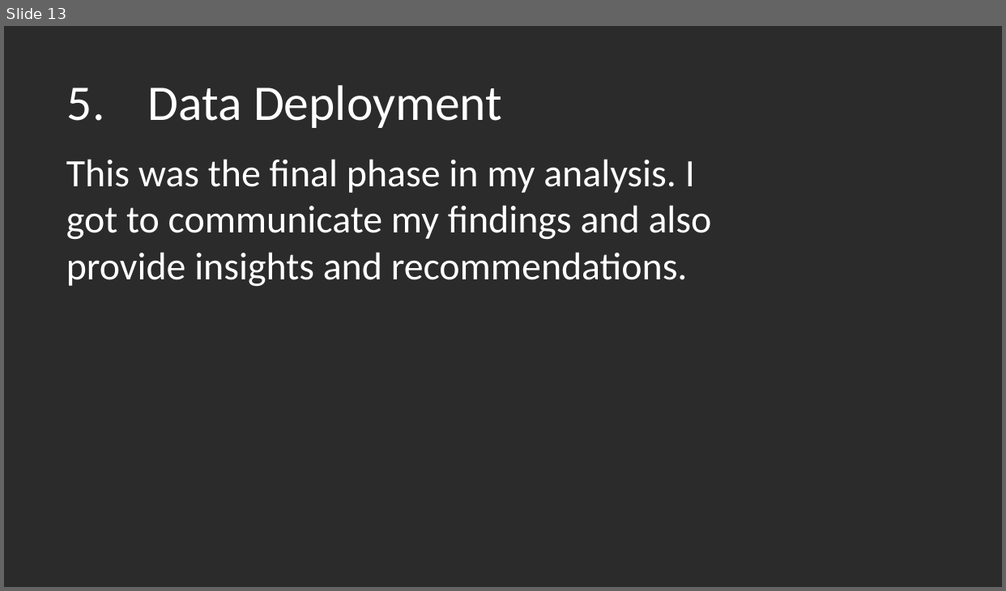
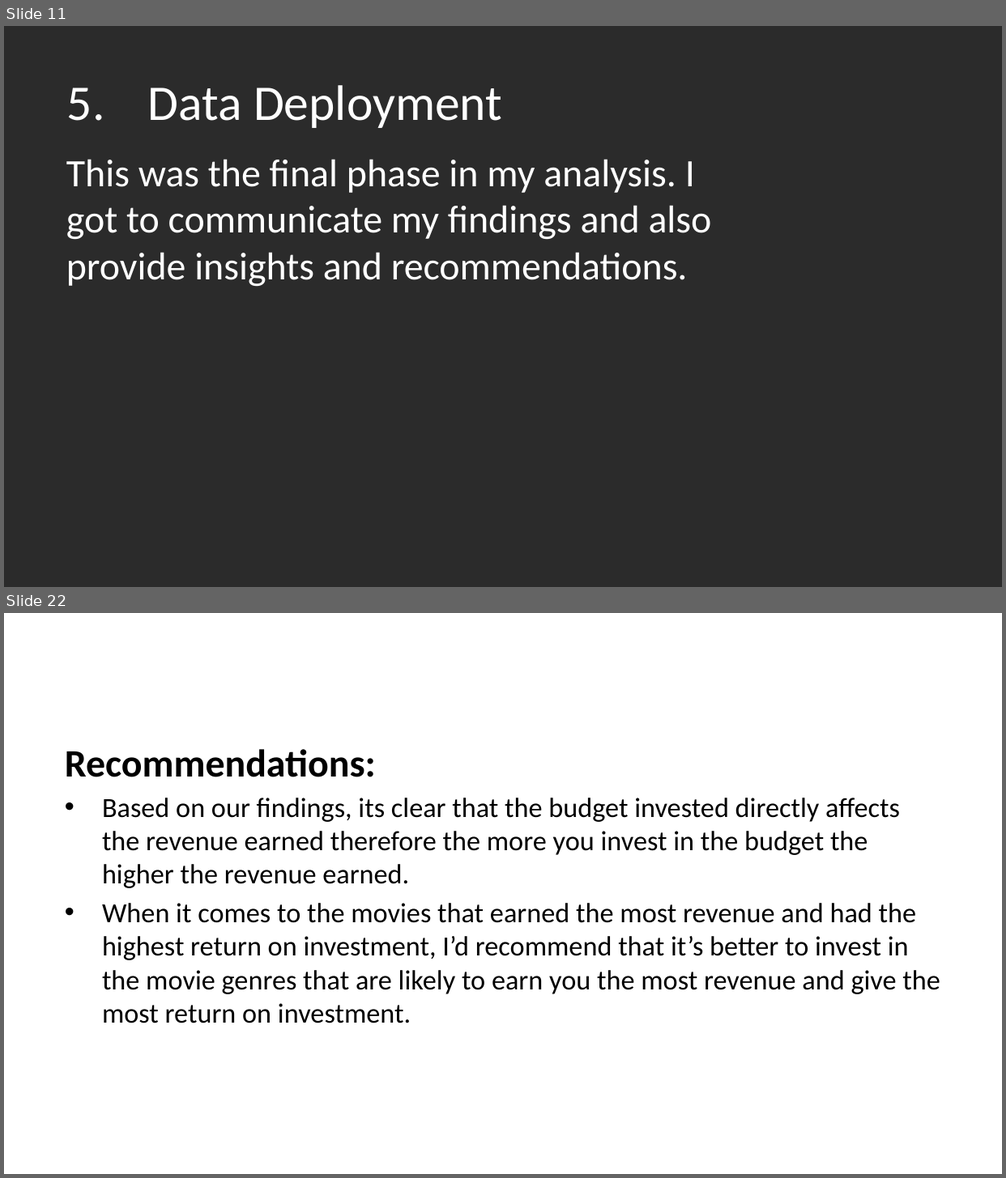
Before and after one commit to mainaroseline/EDA-_Phase1_Project, a slide deck: EDA Non-Technical Presentation.pptx. Shown one above the other, each under a label of ours: slide 13 before the commit, slides 11 and 22 after it; the slides between them are not shown. The pictures are 1006x591 and 1006x1178 pixels, drawn with LibreOffice and Linux fonts; fonts in the diff are those of the drawing; background and template pictures are left out; a plain dark background stands for a picture behind light text. Boxes give left, top, right and bottom in pixels: in the first picture for what was removed or moved away, otherwise in the second. Text is boxed around its words. In the diff, an @@ line names an element or a change of style, - is before the commit and + after.

```diff
--- a/EDA Non-Technical Presentation.pptx
+++ b/EDA Non-Technical Presentation.pptx
@@ slide 22 added at [4,613,1002,1174], background picture (left out) @@
@@ title added at [56,627,957,711], 36 pt, text #FFFFFF @@
+Data Deployments……
@@ text added at [65,749,940,1024], 20 pt, text #000000 @@
+Recommendations:
+• Based on our findings, its clear that the budget invested directly affects the revenue earned therefore the more you invest in the budget the higher the revenue earned.
+• When it comes to the movies that earned the most revenue and had the highest return on investment, I’d recommend that it’s better to invest in the movie genres that are likely to earn you the most revenue and give the most return on investment.
@@ what was slide 13 is now slide 11 @@
```
Also in this commit, not shown: 7 slides changed, 10 other slides added, 4 slides removed, 2 other files.
